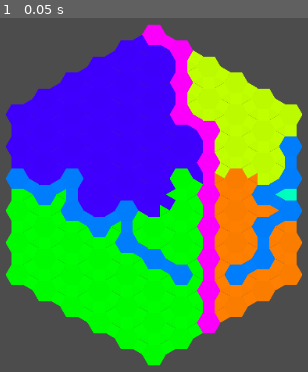
Above: before the commit, frame 1.
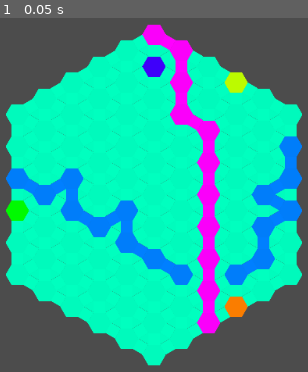
Above: after the commit, the same moment.

Repository: Pe3Hu/kapua
Game: Godot game, scene res://scenes/Game.tscn
Same seed, same stepped clock (60 frames per second), same inputs: the game is played once before the commit and once after it.
Inputs:
- Up to frame 1 (0.05 s): no input

The runs differ from the first frame. In frame 1, 55% of the frame differs, in the area x 1-99%, y 4-99%.

Commit message:
version 0.0031
0. Dice & Beast classes started

Diff:
--- a/scripts/Classes.gd
+++ b/scripts/Classes.gd
@@ -82,3 +82,24 @@
 	func _init(input_):
 		number.index = input_.index
 		string.type
+
+class Beast:
+	var number = {}
+	var string = {}
+	var array = {}
+	var list = {}
+	var flag = {}
+	var node = {}
+	var vector = {}
+
+	func _init(input_):
+		number.index = input_.index
+
+class Dice:
+	var number = {}
+	var array = {}
+
+	func _init(input_):
+		number.index = input_.index
+		number.edges = input_.edges
+		array.value = input_.values
--- a/scripts/Game.gd
+++ b/scripts/Game.gd
@@ -6,12 +6,31 @@
 	around_center()
 	init_rings()
 	init_terrains()
-	grow_regions()
-
+	#grow_regions()
 	paint_maps()
+	#calc_roll()
+	init_beasts()
 
 func _process(delta):
 	pass
+
+func calc_roll():
+	var n = 6
+	var k = 5
+	var array = []
+
+	for _i in pow(n,k):
+		var number = _i
+		var arr_ = []
+
+		while arr_.size() < 5:
+			var _j = number % n
+			arr_.append(_j)
+			number = int(ceil(number / n))
+		arr_.invert()
+		array.append(arr_)
+	print(array.pop_back())
+	print(array.size())
 
 func init_maps():
 	var a = Global.data.hex.a * Global.data.scale
@@ -46,42 +65,42 @@
 		Global.array.triangle180.append([])
 
 		for _x in Global.data.size.map.x:
-			var index = (_y * Global.data.size.map.x + _x) * 6
 			var input = {}
 			input.grid = Vector2(_x,_y)
 			input.visiable = false
-			input.index = index
+			input.index = Global.list.primary_key.tile * 6
 			input.edges = "6"
 			input.parent = Global.node.TileMapHex
 			var tile = Classes.Tile.new(input)
 			Global.array.hex[_y].append(tile)
 
 			input.edges = "4"
-			input.index = index + 1
+			input.index = Global.list.primary_key.tile * 6 + 1
 			input.parent = Global.node.TileMapSquare150
 			tile = Classes.Tile.new(input)
 			Global.array.square150[_y].append(tile)
 
-			input.index = index + 3
+			input.index = Global.list.primary_key.tile * 6 + 3
 			input.parent = Global.node.TileMapSquare90
 			tile = Classes.Tile.new(input)
 			Global.array.square90[_y].append(tile)
 
-			input.index = index + 5
+			input.index = Global.list.primary_key.tile * 6 + 5
 			input.parent = Global.node.TileMapSquare30
 			tile = Classes.Tile.new(input)
 			Global.array.square30[_y].append(tile)
 
 			input.edges = "3"
-			input.index = index + 2
+			input.index = Global.list.primary_key.tile * 6 + 2
 			input.parent = Global.node.TileMapTriangle180
 			tile = Classes.Tile.new(input)
 			Global.array.triangle180[_y].append(tile)
 
-			input.index = index + 4
+			input.index = Global.list.primary_key.tile * 6 + 4
 			input.parent = Global.node.TileMapTriangle0
 			tile = Classes.Tile.new(input)
 			Global.array.triangle0[_y].append(tile)
+		Global.list.primary_key.tile += 6
 
 func around_center():
 	var core = Global.array.hex[Global.data.size.n][Global.data.size.n]
@@ -336,8 +355,8 @@
 		Global.list.terrain.mountain.append(original_element)
 	for reflected_element in reflected_elements:
 		Global.list.terrain.mountain.append(reflected_element)
-#	for _i in range(0,reflected_elements.size()-1,1):
-#		Global.list.terrain.mountain.append(reflected_elements[_i])
+	for _i in range(0,reflected_elements.size()-1,1):
+		Global.list.terrain.mountain.append(reflected_elements[_i])
 	for hex in Global.list.terrain.mountain:
 		hex.set_terrain(2)
 
@@ -563,7 +582,7 @@
 	bubble_sort(top_4, "size")
 	top_4.resize(4)
 	bubble_sort(top_4, "polar_d")
-#
+
 	var nearest = {
 		"region": 0,
 		"hex": -1,
@@ -629,30 +648,41 @@
 				square.set_terrain(1)
 
 func grow_regions():
+	cnt()
 	var terrains = ["Prairie","Savanna","Taiga","Selva"]
-	var n = 200
-
-	for _i in n:
+	var min_size = min(Global.list.region["Mountain"], Global.list.region["River"])
+
+
+	var flag = false
+	var n = 0
+
+	while !flag && n < min_size:
+		flag = true
+		n+=1
+
 		for terrain in terrains:
-			grow_terrain(terrain)
+			if Global.list.region[terrain] < min_size:
+				grow_terrain(terrain)
+				flag = flag && Global.list.region[terrain] >= min_size
+		print(n, flag)
 
 func cnt():
-#	var count = 0
-#	for _y in Global.data.size.map.y:
-#		for _x in Global.data.size.map.x:
-#			if Global.array.hex[_y][_x].flag.visiable:
-#				count += 7
-#			if Global.array.square150[_y][_x].flag.visiable:
-#				count += 5
-#			if Global.array.square90[_y][_x].flag.visiable:
-#				count += 5
-#			if Global.array.square30[_y][_x].flag.visiable:
-#				count += 5
-#			if Global.array.triangle180[_y][_x].flag.visiable:
-#				count += 4
-#			if Global.array.triangle0[_y][_x].flag.visiable:
-#				count += 4
-	pass
+	for _y in Global.data.size.map.y:
+		for _x in Global.data.size.map.x:
+			if Global.array.hex[_y][_x].flag.visiable:
+				Global.list.region[Global.array.hex[_y][_x].string.terrain] += 7
+			if Global.array.square150[_y][_x].flag.visiable:
+				Global.list.region[Global.array.square150[_y][_x].string.terrain] += 5
+			if Global.array.square90[_y][_x].flag.visiable:
+				Global.list.region[Global.array.square90[_y][_x].string.terrain] += 5
+			if Global.array.square30[_y][_x].flag.visiable:
+				Global.list.region[Global.array.square30[_y][_x].string.terrain] += 5
+			if Global.array.triangle180[_y][_x].flag.visiable:
+				Global.list.region[Global.array.triangle180[_y][_x].string.terrain] += 4
+			if Global.array.triangle0[_y][_x].flag.visiable:
+				Global.list.region[Global.array.triangle0[_y][_x].string.terrain] += 4
+
+	return min(Global.list.region["Mountain"], Global.list.region["River"])
 
 func paint_maps():
 	for _y in Global.data.size.map.y:
@@ -801,20 +831,24 @@
 
 	for tile in tiles:
 		for neighbor in tile.get_neighbors():
-			if !borderlands.has(neighbor) && !tiles.has(neighbor) && neighbor.number.terrain == -1:
+			if !tiles.has(neighbor) && neighbor.number.terrain == -1:
 				borderlands.append(neighbor)
 
 	return borderlands
 
 func grow_terrain(terrain_):
 	var options = get_borderlands(terrain_)
-	if options.size() > 0:
+	var n = 1
+
+	while n > 0 && options.size():
+		n -= 1
 
 		Global.rng.randomize()
 		var index_r = Global.rng.randi_range(0, options.size() - 1)
-		var tile = options[index_r]
-
-		print(tile.string.edges, tile.vector.grid, terrain_, options.size())
+		var tile = options.pop_at(index_r)
+		Global.list.region[terrain_] += int(tile.string.edges)
+
+		#print(tile.string.edges, tile.vector.grid, terrain_, options.size())
 		match terrain_:
 			"Prairie":
 				Global.list.terrain.prairie.append(tile)
@@ -871,6 +905,29 @@
 	Global.array.hex[8][8].set_terrain(2)
 	Global.array.hex[8][9].set_terrain(2)
 
+func init_dices():
+	var input = {}
+	input.index = Global.list.primary_key.dice
+	input.edges = 6
+	input.values = ["I","I","I","II","II","III"]
+	var dice = Classes.Dice.new(input)
+	Global.array.dice.append(dice)
+	Global.list.primary_key.dice += 1
+
+func init_beasts():
+	init_dices()
+
+	var input = {}
+	input.index = Global.list.primary_key.beast
+	var beast = Classes.Beast.new(input)
+	Global.array.beast.append(beast)
+	Global.list.primary_key.beast += 1
+
+	input.index = Global.list.primary_key.beast
+	beast = Classes.Beast.new(input)
+	Global.array.beast.append(beast)
+	Global.list.primary_key.beast += 1
+
 func _on_Timer_timeout():
 	Global.node.TimeBar.value +=1
 
--- a/scripts/Global.gd
+++ b/scripts/Global.gd
@@ -13,9 +13,9 @@
 
 func init_primary_key():
 	list.primary_key = {}
-	list.primary_key.lord = 0
-	list.primary_key.dummy = 0
-	list.primary_key.encounter = 0
+	list.primary_key.tile = 0
+	list.primary_key.dice = 0
+	list.primary_key.beast = 0
 
 func init_list():
 	init_primary_key()
@@ -29,6 +29,15 @@
 	list.terrain.selva = []
 	list.terrain.volcano = []
 	list.terrain.canyon = []
+	list.region = {
+		"Mountain": 0,
+		"River": 0,
+		"Prairie": 0,
+		"Savanna": 0,
+		"Taiga": 0,
+		"Selva": 0,
+		"": 0
+	}
 
 func init_array():
 	array.hex = []
@@ -56,6 +65,8 @@
 		]
 	]
 	array.region = []
+	array.dice = []
+	array.beast = []
 
 func init_scene():
 	pass
